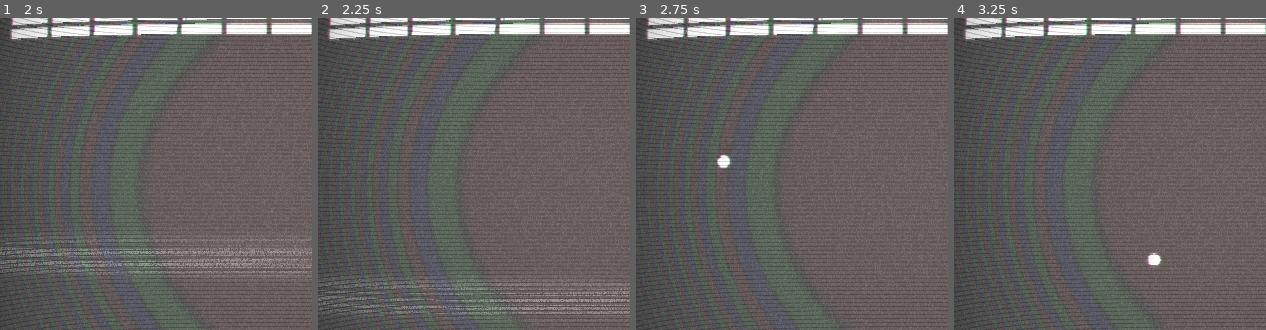
Above: before the commit, frames 1-4 (left to right).
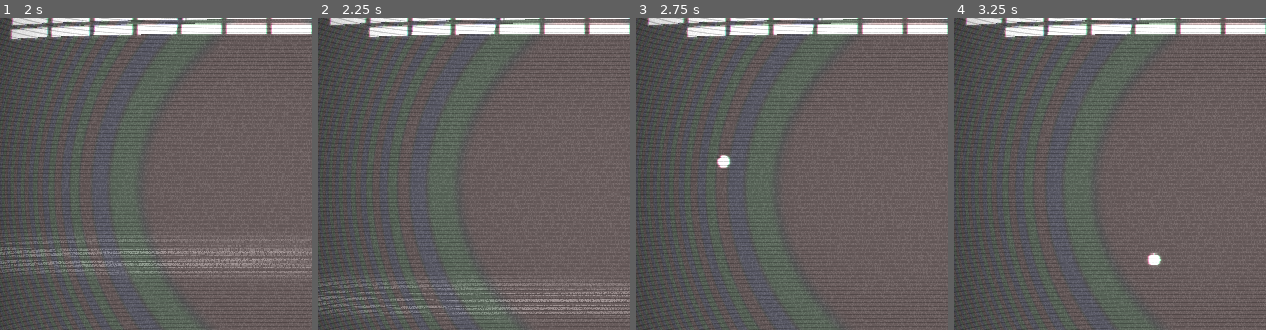
Above: after the commit, the same moments.

Repository: kuma-gee/retro-rewind
Game: Godot game, scene res://src/game.tscn
Same seed, same stepped clock (60 frames per second), same inputs: the game is played once before the commit and once after it.
Inputs (mouse positions are % of the whole screen's width and height, from its top left):
- Up to frame 1 (2 s): tap Enter at 0.5 s; move the mouse to (73, 45) at 0.52 s; hold D (move_right) 0.53-1.28 s; hold Space (shot) 0.53-1.28 s; click (73, 45) at 0.67 s; move the mouse to (29, 55) at 1.27 s; hold A (move_left) from 1.28 s (still down); tap Space (shot) at 1.35 s
- Up to frame 2 (2.25 s): move the mouse to (60, 27) at 2.02 s; release A (move_left) at 2.03 s; hold D (move_right) from 2.03 s (still down); hold Space (shot) from 2.03 s (still down)
- Up to frame 3 (2.75 s): keep holding D (move_right); keep holding Space (shot)
- Up to frame 4 (3.25 s): keep holding D (move_right); move the mouse to (45, 71) at 2.77 s; release Space (shot) at 2.78 s; tap Space (shot) at 2.85 s; click (45, 71) at 2.92 s
The pictures show only the part of the screen within x 7-57%, y 23-73%; the shares and areas given below are measured in that part.

Frame 1 is identical in both runs. In frame 2, 0.4% of the frame differs, in the area x 3-17%, y 2-8%; in frame 3, 0.4%; in frame 4, 0.4%.

Commit message:
break blocks

Diff:
--- a/godot/src/player/breakout_ball.gd
+++ b/godot/src/player/breakout_ball.gd
@@ -4,6 +4,7 @@
 signal out_of_bound
 
 @export var speed := 300
+@export var spin_angle := PI/8
 
 @onready var timer := $OutOfBoundTimer
 
@@ -20,6 +21,15 @@
 		var n = collision.get_normal()
 		motion = motion.bounce(n)
 
+		var collider = collision.get_collider()
+		if collider is BreakoutBlock:
+			collider.remove_block()
+
+		if collider is BreakoutPlayer:
+			var spin_dir = sign(collider.velocity.x)
+			motion = motion.rotated(spin_angle * spin_dir)
+
+
 func _on_visible_on_screen_notifier_2d_screen_exited():
 	timer.start()
 
--- /dev/null
+++ b/godot/src/player/breakout_block.gd
@@ -0,0 +1,5 @@
+class_name BreakoutBlock
+extends StaticBody2D
+
+func remove_block():
+	queue_free()
--- a/godot/src/player/breakout_block.tscn
+++ b/godot/src/player/breakout_block.tscn
@@ -1,9 +1,12 @@
-[gd_scene load_steps=2 format=3 uid="uid://vck3jq1qjvfq"]
+[gd_scene load_steps=3 format=3 uid="uid://vck3jq1qjvfq"]
+
+[ext_resource type="Script" path="res://src/player/breakout_block.gd" id="1_3kut3"]
 
 [sub_resource type="RectangleShape2D" id="RectangleShape2D_4l8nn"]
 size = Vector2(44, 12)
 
 [node name="BreakoutBlock" type="StaticBody2D"]
+script = ExtResource("1_3kut3")
 
 [node name="ColorRect" type="ColorRect" parent="."]
 offset_left = -20.0
--- a/godot/src/player/breakout_player.gd
+++ b/godot/src/player/breakout_player.gd
@@ -1,3 +1,4 @@
+class_name BreakoutPlayer
 extends CharacterBody2D
 
 @export var ball_scene: PackedScene
@@ -23,7 +24,6 @@
 
 	move_and_slide()
 
-
 func _on_input_just_pressed(ev: InputEvent):
 	if ev.is_action_pressed("shot") and active_ball:
 		ball_remote.remote_path = NodePath()
